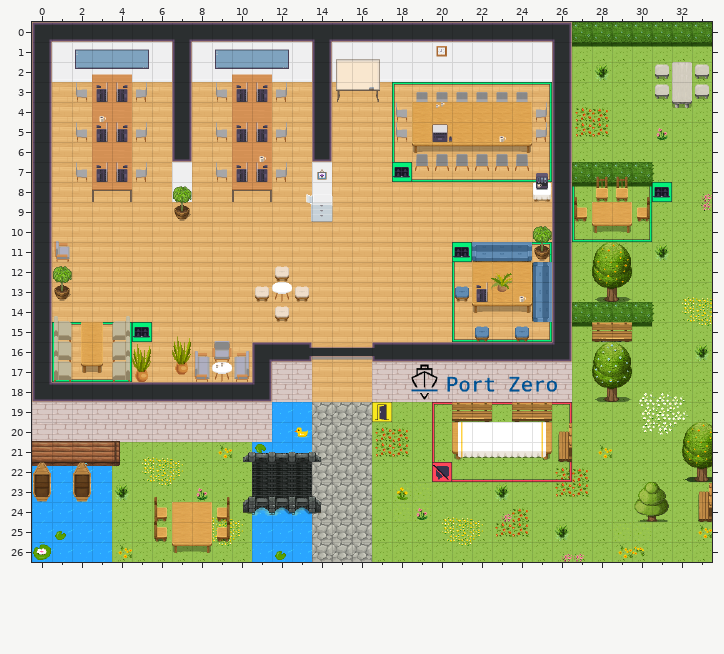
An edit to a level. Tiled map (JSON), office-winter.tmj. Above, as it was before the edit.
Cells are 32x32 px. Shown: x 0..33, y 0..26.
And afterwards:
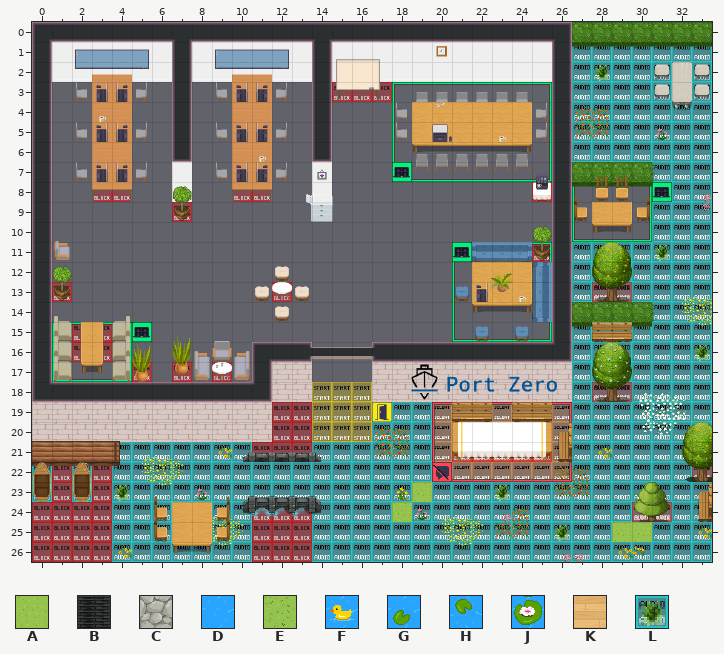
Key: from "WA_Exterior": A 629, B 651, C 665, D 676, E 720, F 768, G 792, H 792 flipped up-down, J 794; from "WA_Room_Builder": K 169; from "WA_Special_Zones": L 10.
_ is an empty cell.
Tiles of an added or newly shown layer are drawn over the layers below it.
See-through tiles are keyed as they look on the map.
Diff:
Layer "birds" (added):
y 1: x 27..33 _______ -> LLLLLLL
y 2..3: x 27..31 _____ -> LLLLL; x 33 _ -> L
y 4..6: x 27..33 _______ -> LLLLLLL
y 7: x 31..33 ___ -> LLL
y 8: x 32..33 __ -> LL
y 9..10: x 31..33 ___ -> LLL
y 11..13: x 27..33 _______ -> LLLLLLL
y 14: x 31..33 ___ -> LLL
y 15..18: x 27..33 _______ -> LLLLLLL
y 19..20: x 17..19 ___ -> LLL; x 27..33 _______ -> LLLLLLL
y 21: x 4..10 _______ -> LLLLLLL; x 14..19 ______ -> LLLLLL; x 27..32 ______ -> LLLLLL
y 22: x 0 _ -> L; x 2 _ -> L; x 4..19 ________________ -> LLLLLLLLLLLLLLLL; x 27..33 _______ -> LLLLLLL
y 23: x 0 _ -> L; x 2 _ -> L; x 4..18 _______________ -> LLLLLLLLLLLLLLL; x 20..33 ______________ -> LLLLLLLLLLLLLL
y 24: x 4..6 ___ -> LLL; x 9..10 __ -> LL; x 14..17 ____ -> LLLL; x 19..33 _______________ -> LLLLLLLLLLLLLLL
y 25: x 4..6 ___ -> LLL; x 9..10 __ -> LL; x 14..28 _______________ -> LLLLLLLLLLLLLLL; x 31..33 ___ -> LLL
y 26: x 4..10 _______ -> LLLLLLL; x 14..33 ____________________ -> LLLLLLLLLLLLLLLLLLLL
Layer "boeden" (now hidden):
y 1: x 27..33 EEEEEEE -> _______
y 2: x 27..31 EEEEE -> _____; x 33 E -> _
y 3: x 1..2 KK -> __; x 5..6 KK -> __; x 8..9 KK -> __; x 12..13 KK -> __; x 15..25 KKKKKKKKKKK -> ___________; x 27..31 EEEEE -> _____; x 33 E -> _
y 4..5: x 1..2 KK -> __; x 5..6 KK -> __; x 8..9 KK -> __; x 12..13 KK -> __; x 15..18 KKKK -> ____; x 25 K -> _; x 27..33 EEEEEEE -> _______
y 6: x 1..2 KK -> __; x 5..6 KK -> __; x 8..9 KK -> __; x 12..13 KK -> __; x 15..25 KKKKKKKKKKK -> ___________; x 27..33 EEEEEEE -> _______
y 7: x 1..2 KK -> __; x 5..6 KK -> __; x 8..9 KK -> __; x 12..13 KK -> __; x 15..17 KKK -> ___; x 19..25 KKKKKKK -> _______; x 31..33 EEE -> ___
y 8: x 1..6 KKKKKK -> ______; x 8..13 KKKKKK -> ______; x 15..25 KKKKKKKKKKK -> ___________; x 27..30 EEEE -> ____; x 32..33 EE -> __
y 9: x 1..13 KKKKKKKKKKKKK -> _____________; x 15..25 KKKKKKKKKKK -> ___________; x 27 E -> _; x 30..33 EEEE -> ____
y 10: x 1..25 KKKKKKKKKKKKKKKKKKKKKKKKK -> _________________________; x 27..33 EEEEEEE -> _______
y 11: x 1..20 KKKKKKKKKKKKKKKKKKKK -> ____________________; x 25 K -> _; x 27..33 EEEEEEE -> _______
y 12..13: x 1..21 KKKKKKKKKKKKKKKKKKKKK -> _____________________; x 27..33 EEEEEEE -> _______
y 14: x 1..24 KKKKKKKKKKKKKKKKKKKKKKKK -> ________________________; x 31..33 EEE -> ___
y 15: x 1..4 KKKK -> ____; x 6..25 KKKKKKKKKKKKKKKKKKKK -> ____________________; x 27..33 EEEEEEE -> _______
y 16..17: x 1..10 KKKKKKKKKK -> __________; x 14..16 KKK -> ___; x 27..33 EEEEEEE -> _______
y 18: x 14..16 KKK -> ___; x 27..33 EEEEEEE -> _______
y 19: x 12..33 DDCCCEEEEEEEEEEEEEEEEE -> ______________________
y 20: x 12..20 DFCCCEEEE -> _________; x 26..33 EEEEEEEE -> ________
y 21: x 4..32 EEEEEEEHDDCCCEEEEEEEEEEEEEEEE -> _____________________________
y 22: x 0..19 DDDDEEEEEEEBBBCCCEEE -> ____________________; x 21..33 EEEEEEEEEEEEE -> _____________
y 23: x 0..18 DDDDEEEEEEEBBBCCCEA -> ___________________; x 20..33 EEEEEEEEEEEEEE -> ______________
y 24: x 0..6 DDDDEEE -> _______; x 9..17 EEDDDCCCE -> _________; x 19..33 AEEEEEEEEEEEEEE -> _______________
y 25: x 0..6 DGDDEEE -> _______; x 9..28 EEDDDCCCEEEEEEEEEEEE -> ____________________; x 31..33 EEE -> ___
y 26: x 0..33 JDDDEEEEEEEDGDCCCEEEEEEEEEEEEEEEEE -> __________________________________
